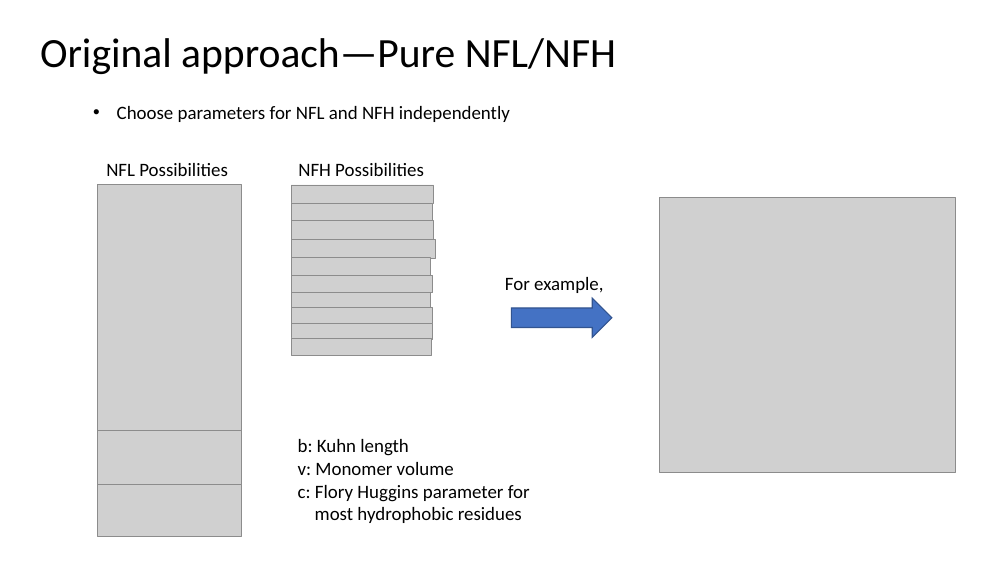
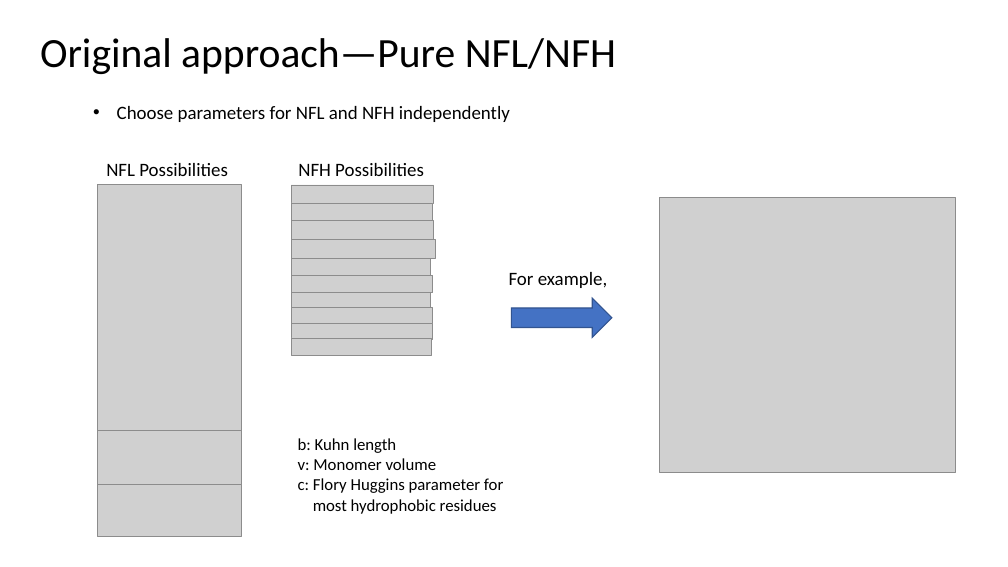
Before and after one commit to tyokokur/presentations, a slide deck: slide 2 of 20220331 EAD Update.pptx. Drawn at 1008x567 pixels with LibreOffice and Linux fonts; fonts in the diff are those of the drawing; grey boxes stand for pictures. Boxes give left, top, right and bottom in pixels: in the first picture for what was removed or moved away, otherwise in the second. Text is boxed around its words. In the diff, an @@ line names an element or a change of style, - is before the commit and + after.

```diff
--- a/20220331 EAD Update.pptx
+++ b/20220331 EAD Update.pptx
@@ text "For example,": place and size @@
-text "For example," at [505, 277, 603, 293]
+text "For example," at [509, 272, 607, 288]
@@ text "b: Kuhn length" at [298, 438, 503, 514]: size 18 to 16 pt @@
```
Also in this commit, not shown: 1 other slide changed, 1 slide added.
